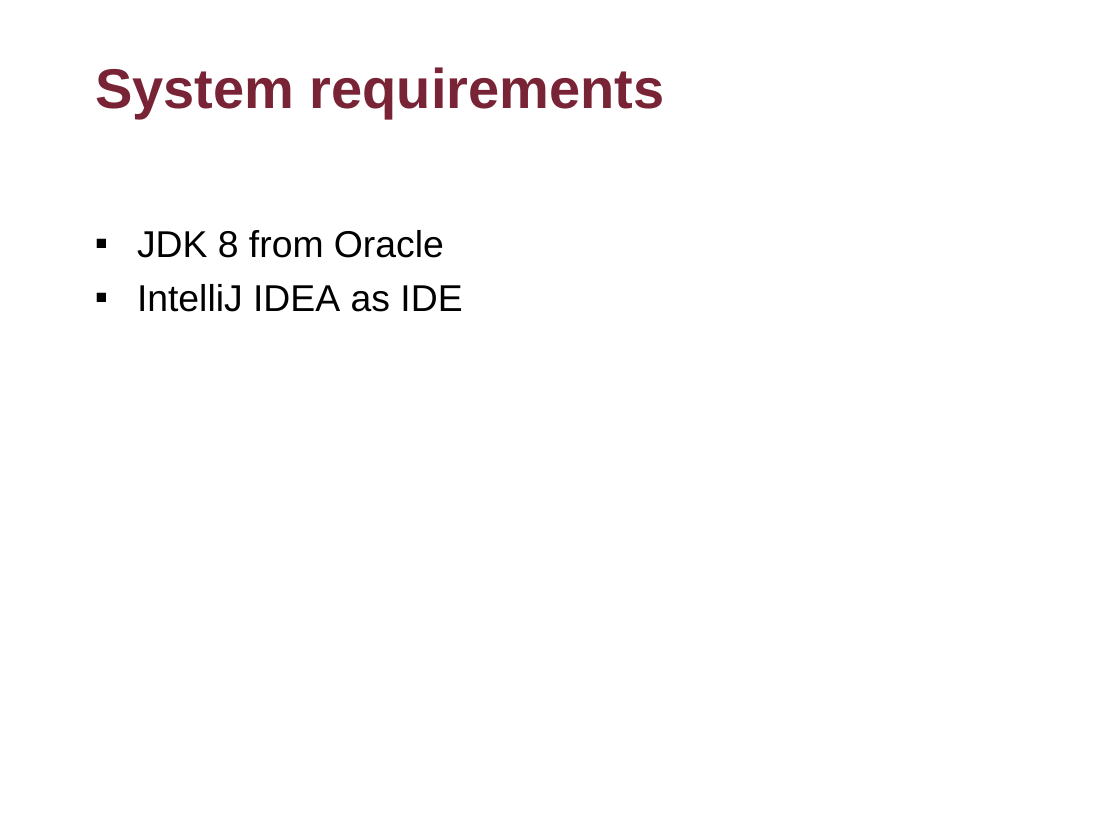
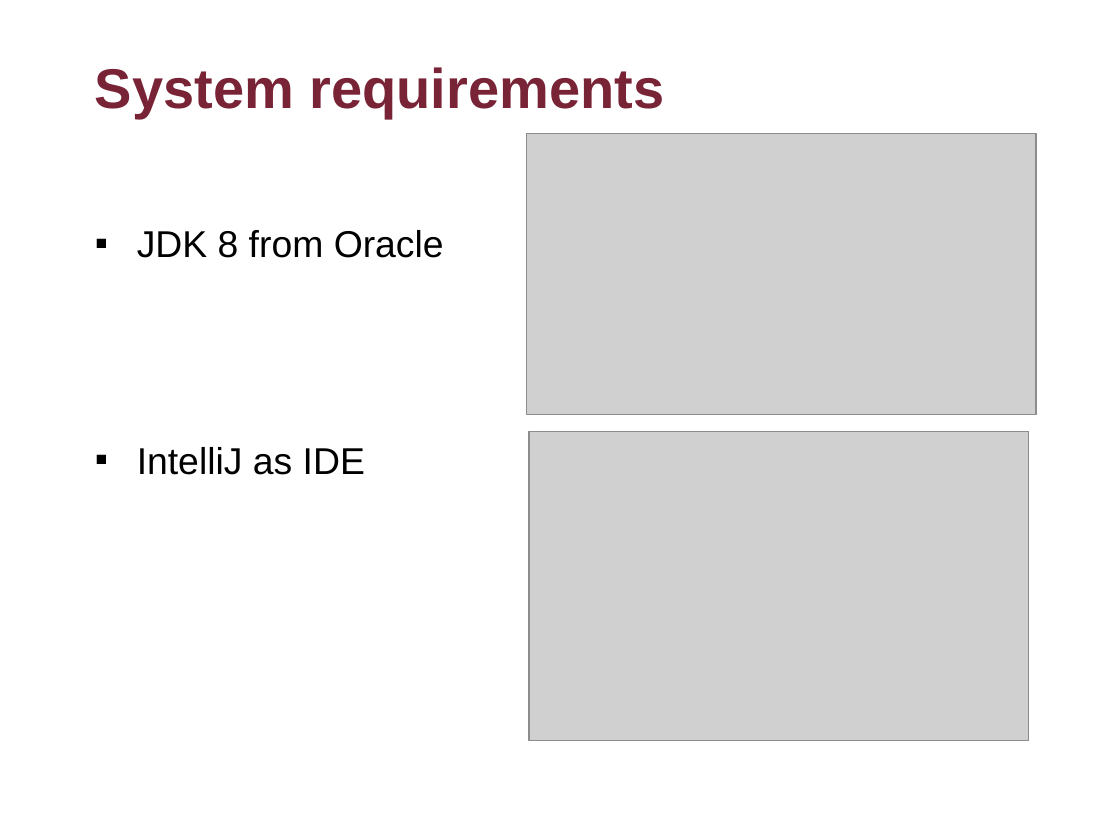
Before and after one commit to flyworker/java-workshop, a slide deck: slide 5 of Java Workshop-Concordia.ppt. Drawn at 1120x840 pixels with LibreOffice and Linux fonts; fonts in the diff are those of the drawing; grey boxes stand for pictures; background and template pictures are left out. Boxes give left, top, right and bottom in pixels: in the first picture for what was removed or moved away, otherwise in the second. Text is boxed around its words. In the diff, an @@ line names an element or a change of style, - is before the commit and + after.

```diff
--- a/Java Workshop-Concordia.ppt
+++ b/Java Workshop-Concordia.ppt
@@ picture added at [526,133,1036,414] @@
@@ text at [137,447,365,475]: text changed @@
-▪ IntelliJ IDEA as IDE
+▪ IntelliJ as IDE
@@ picture added at [529,431,1028,740] @@
```
Also in this commit, not shown: 62 other slides changed.
